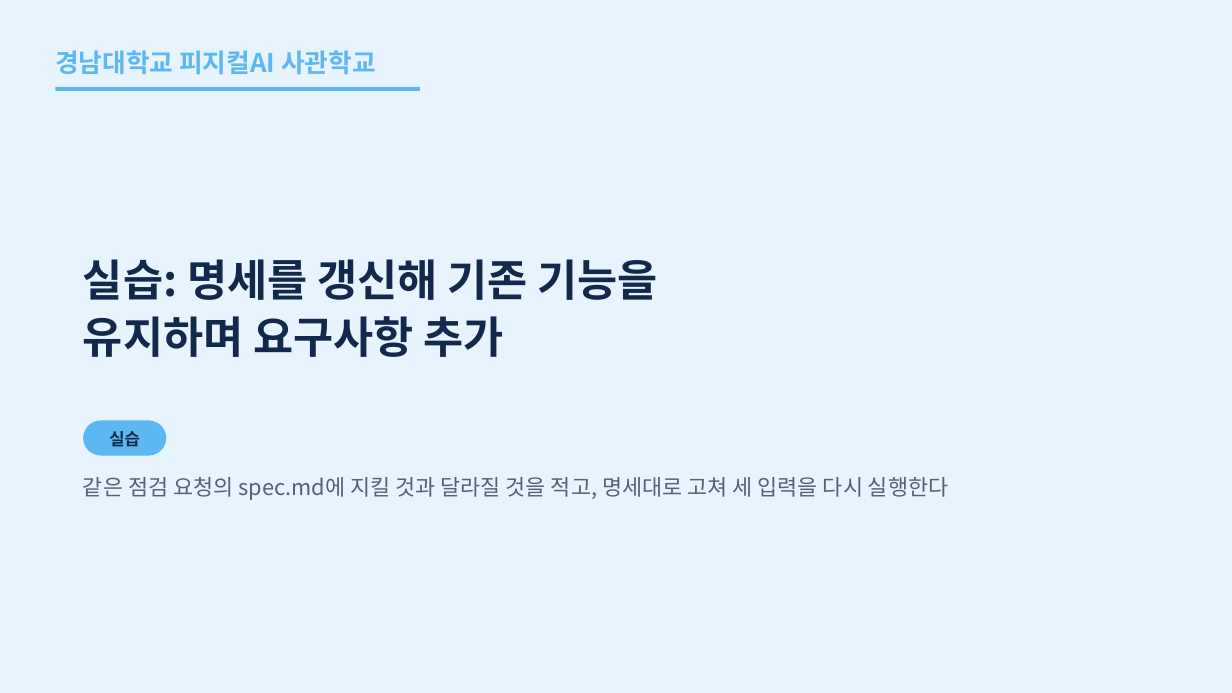
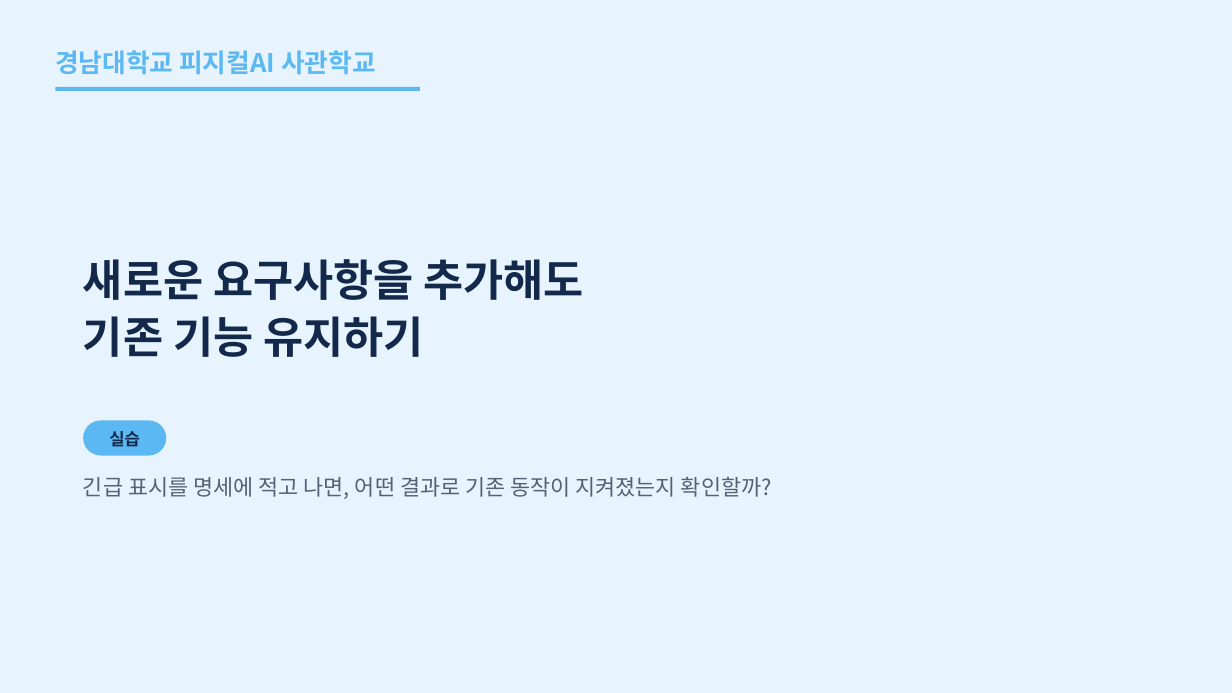
Before and after one commit to uengine-oss/hyd-iot-edu, a slide deck: slide 52 of workspace/강의제작/산출물/통합반/이론/07회차/통합반_07일차.pptx. Drawn at 1232x693 pixels with LibreOffice and Linux fonts; fonts in the diff are those of the drawing. Boxes give left, top, right and bottom in pixels: in the first picture for what was removed or moved away, otherwise in the second. Text is boxed around its words. In the diff, an @@ line names an element or a change of style, - is before the commit and + after.

Commit message:
통합반 7회차 52~53장과 실습 07에서 명세·구현·재실행 순서를 맞춘다

```diff
--- a/workspace/강의제작/산출물/통합반/이론/07회차/통합반_07일차.pptx
+++ b/workspace/강의제작/산출물/통합반/이론/07회차/통합반_07일차.pptx
@@ text at (83,259,584,357): text changed @@
-실습: 명세를 갱신해 기존 기능을
-유지하며 요구사항 추가
+새로운 요구사항을 추가해도
+기존 기능 유지하기
@@ text at (83,477,772,499): text changed @@
-같은 점검 요청의 spec.md에 지킬 것과 달라질 것을 적고, 명세대로 고쳐 세 입력을 다시 실행한다
+긴급 표시를 명세에 적고 나면, 어떤 결과로 기존 동작이 지켜졌는지 확인할까?
```
Also in this commit, not shown: 1 other slide changed, 21 other files.
